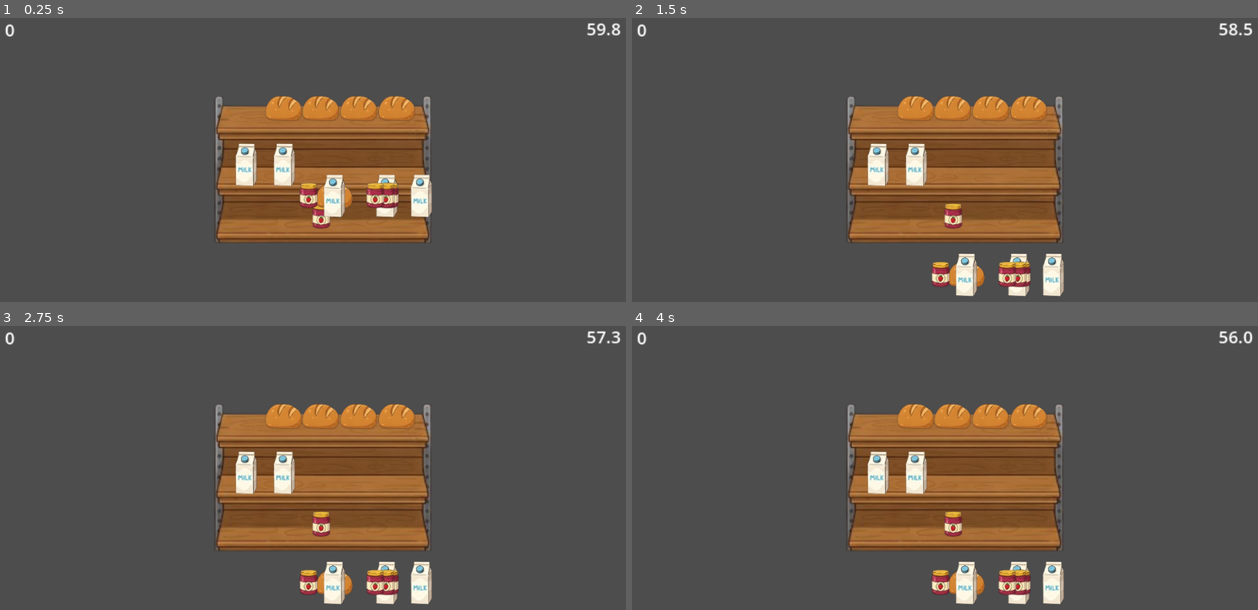
Above: before the commit, frames 1-4 (two rows, left to right).
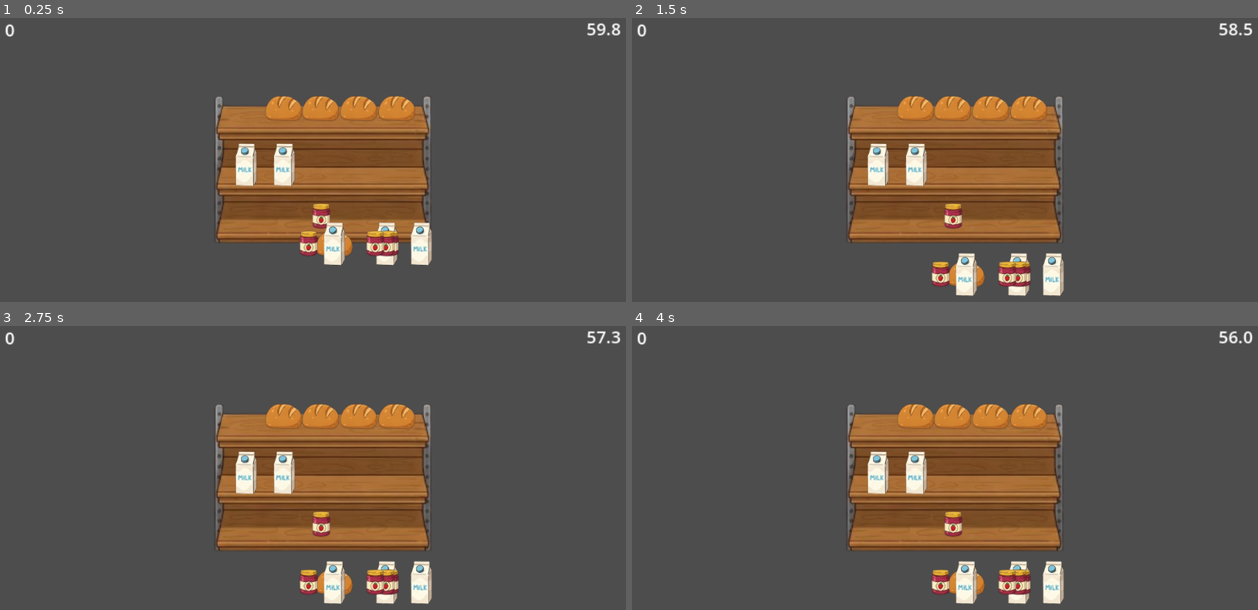
Above: after the commit, the same moments.

Repository: rockgem/dave-man-grocery-game
Game: Godot game, scene res://scenes/Main.tscn
Same seed, same stepped clock (60 frames per second), same inputs: the game is played once before the commit and once after it.
Inputs (mouse positions are in pixels of both pictures, inside the frame that each line leads up to):
- Up to frame 1 (0.25 s): no input
- Up to frame 2 (1.5 s): move the mouse to (1095, 174) at 0.52 s; click (1095, 174) at 0.67 s; tap Enter at 1.25 s; drag from (813, 211) to (876, 108) at 1.27 s
- Up to frame 3 (2.75 s): tap Space at 2 s; move the mouse to (381, 416) at 2.02 s; click (381, 416) at 2.17 s
- Up to frame 4 (4 s): drag from (913, 575) to (913, 416) at 2.77 s; move the mouse to (1151, 556) at 3.52 s; click (1151, 556) at 3.67 s

The runs differ from the first frame. In frame 1, 3.8% of the frame differs, in the area x 47-70%, y 55-88%; in frame 2, 0.3%; in frame 3, 0.3%; in frame 4, 0.3%.
Error after the commit: Invalid access to property or key 'position' on a base object of type 'InputEventKey'. (res://actors/DraggableItem.gd:18)

Commit message:
dragging items

Diff:
--- a/actors/DraggableItem.gd
+++ b/actors/DraggableItem.gd
@@ -1,9 +1,10 @@
-extends RigidBody2D
+extends CharacterBody2D
 
 
 
 var item_type: int
 
+var is_dragging = false
 
 func _ready() -> void:
 	match item_type:
@@ -11,3 +12,25 @@
 		1: $Sprite2D.texture = load('res://reso/items/bread.tres')
 		2: $Sprite2D.texture = load('res://reso/items/strawberry.tres')
 		3: $Sprite2D.texture = load('res://reso/items/sugar.tres')
+
+
+func _input(event: InputEvent) -> void:
+	if $Sprite2D.is_pixel_opaque($Sprite2D.to_local(event.position)) == false:
+		return
+
+	get_tree().root.set_input_as_handled()
+
+	if event is InputEventScreenTouch and event.pressed and is_dragging == false:
+		is_dragging = true
+
+	if event is InputEventScreenTouch and !event.pressed and is_dragging:
+		is_dragging = false
+
+
+func _physics_process(delta: float) -> void:
+	if is_dragging:
+		global_position = get_global_mouse_position()
+	else:
+		velocity.y = 300.0
+
+	move_and_slide()
--- a/actors/DraggableItem.tscn
+++ b/actors/DraggableItem.tscn
@@ -5,7 +5,7 @@
 
 [sub_resource type="RectangleShape2D" id="RectangleShape2D_blmcr"]
 
-[node name="DraggableItem" type="RigidBody2D"]
+[node name="DraggableItem" type="CharacterBody2D"]
 collision_layer = 4
 collision_mask = 3
 script = ExtResource("1_na0ap")
--- a/actors/Slot.gd
+++ b/actors/Slot.gd
@@ -16,17 +16,17 @@
 
 
 func _ready() -> void:
+	refresh_display()
+
+
+func refresh_display():
 	if item_type == ITEM_TYPE.VACANT:
 		$Sprite2D.texture = null
 	else:
 		$Sprite2D.texture = load("res://reso/items/%s.tres" % ITEM_TYPE.find_key(item_type))
 
 
-
 func put_item(item_type: int):
 	self.item_type = item_type
 
-	if item_type == ITEM_TYPE.VACANT:
-		$Sprite2D.texture = null
-	else:
-		$Sprite2D.texture = load("res://reso/items/%s.tres" % ITEM_TYPE.find_key(item_type))
+	refresh_display()
--- a/project.godot
+++ b/project.godot
@@ -32,6 +32,10 @@
 naming/scene_name_casing=1
 naming/script_name_casing=1
 
+[input_devices]
+
+pointing/emulate_touch_from_mouse=true
+
 [layer_names]
 
 2d_physics/layer_1="World"
